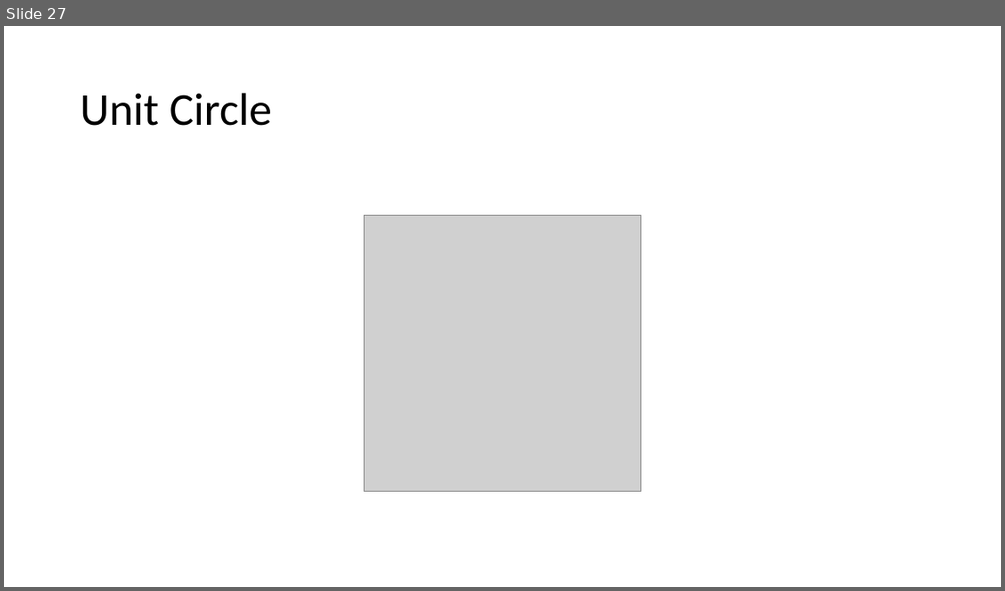
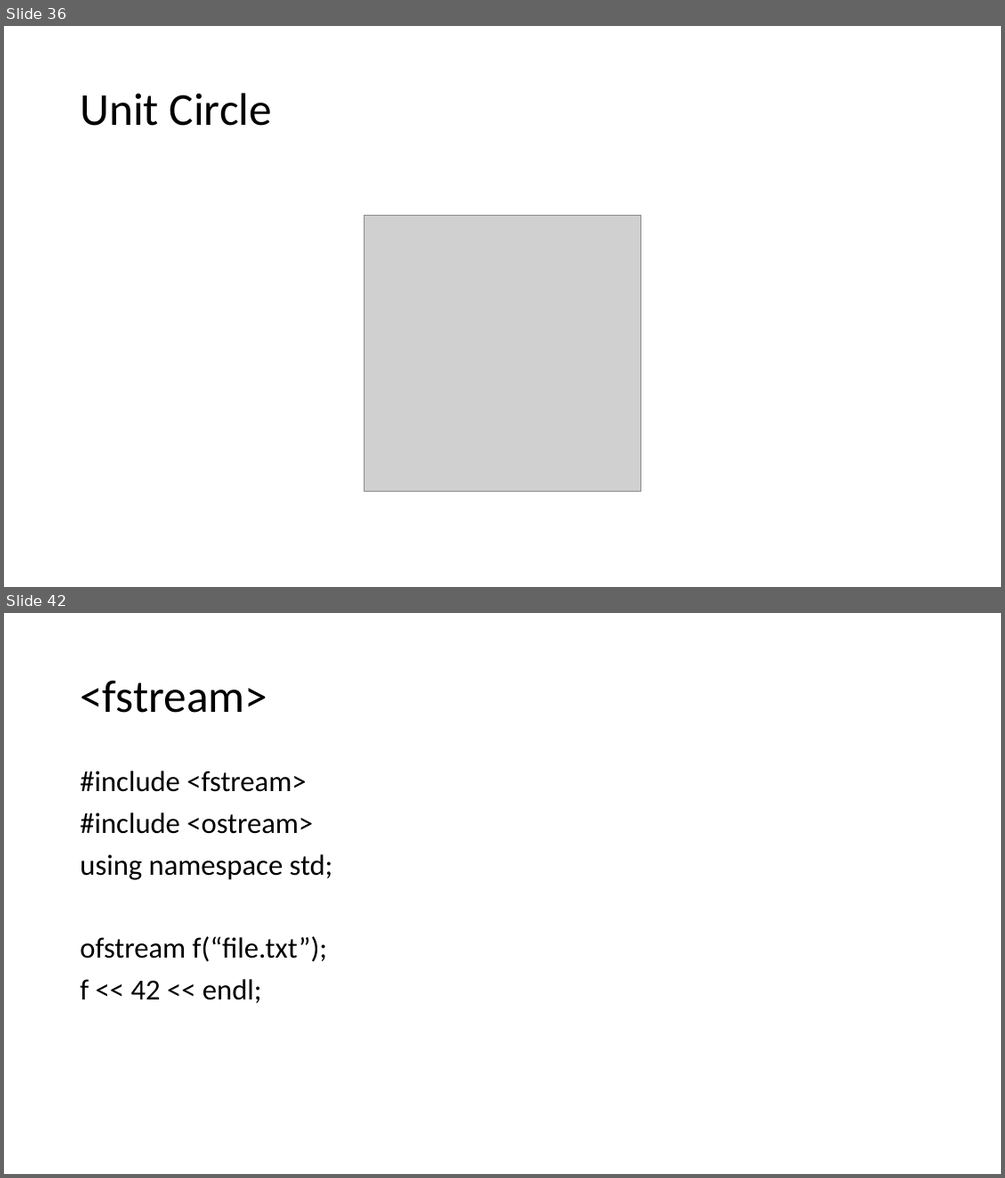
Before and after one commit to lnicola/acpp14, a slide deck: day1/Advanced C++ Day 1.pptx. Shown one above the other, each under a label of ours: slide 27 before the commit, slides 36 and 42 after it; the slides between them are not shown. The pictures are 1005x591 and 1005x1178 pixels, drawn with LibreOffice and Linux fonts; fonts in the diff are those of the drawing; grey boxes stand for pictures. Boxes give left, top, right and bottom in pixels: in the first picture for what was removed or moved away, otherwise in the second. Text is boxed around its words. In the diff, an @@ line names an element or a change of style, - is before the commit and + after.

```diff
--- a/day1/Advanced C++ Day 1.pptx
+++ b/day1/Advanced C++ Day 1.pptx
@@ slide 42 added at [4,613,1001,1174], background #FFFFFF @@
@@ title added at [80,680,267,713], 44 pt, text #000000 @@
+<fstream>
@@ text added at [80,771,333,1003], 28 pt, text #000000 @@
+#include <fstream>
+#include <ostream>
+using namespace std;
+ofstream f(“file.txt”);
+f << 42 << endl;
@@ what was slide 27 is now slide 36 @@
```
Also in this commit, not shown: 7 slides changed, 15 other slides added.
